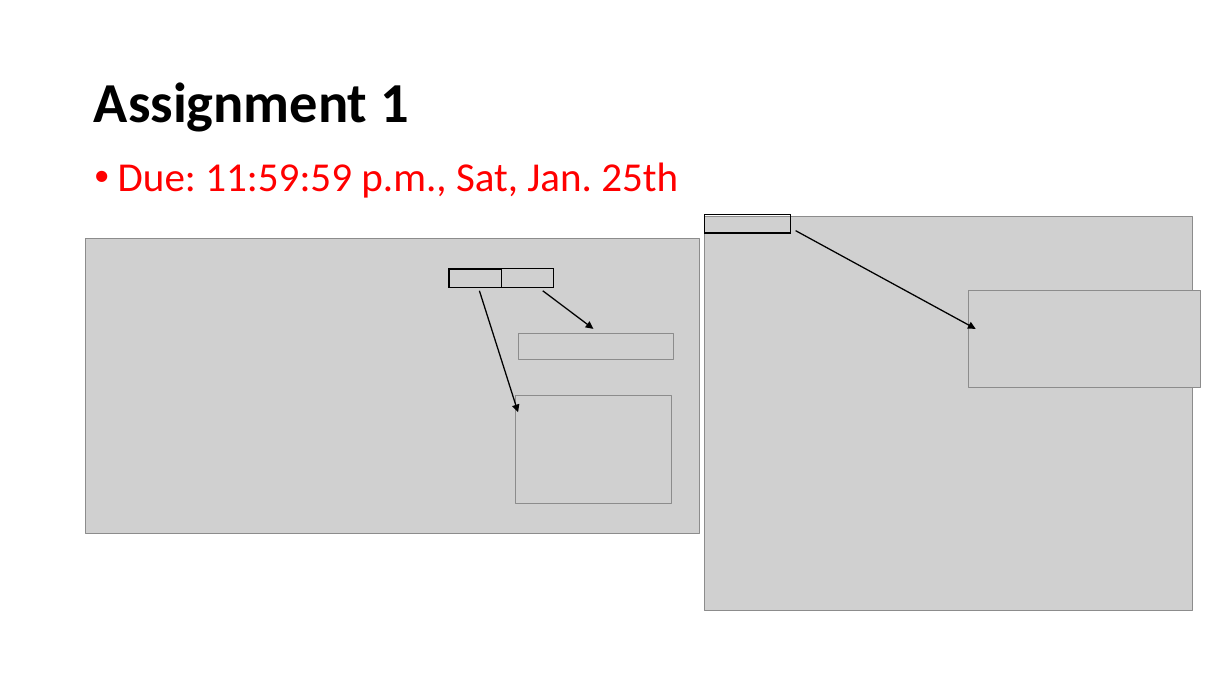
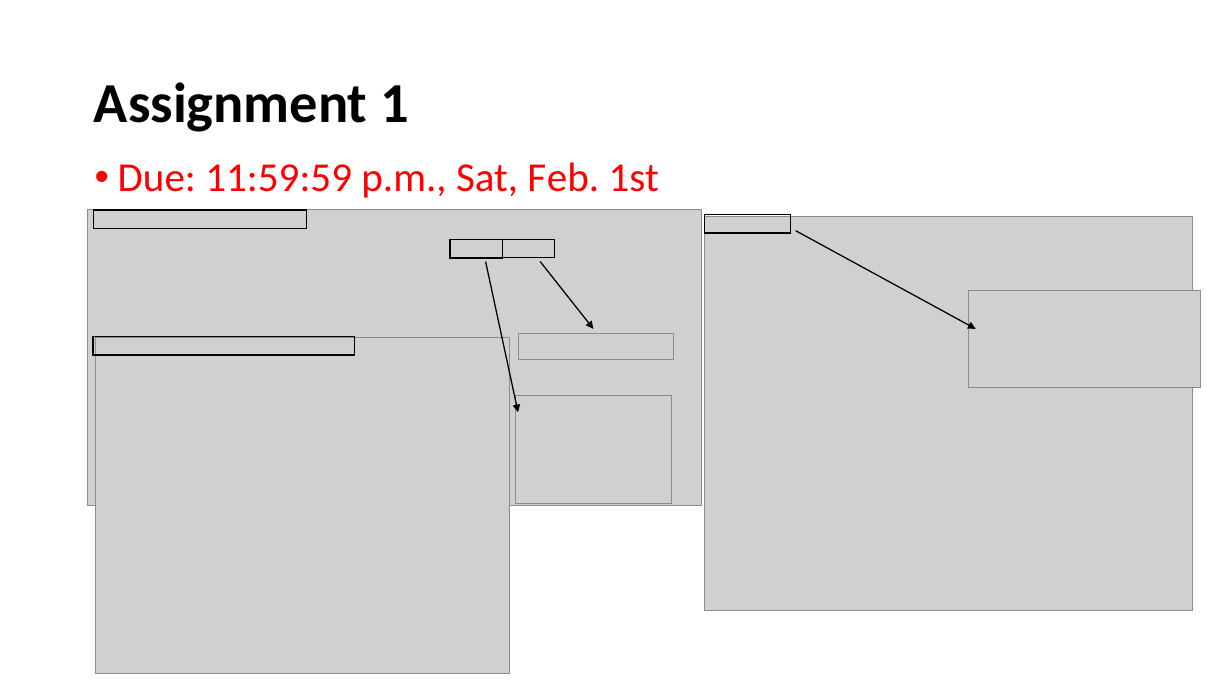
Before and after one commit to henryhxu/CSCI4430-ESTR4120, a slide deck: slide 3 of tutorial/T02/tut02.pptx. Drawn at 1232x693 pixels with LibreOffice and Linux fonts; fonts in the diff are those of the drawing; grey boxes stand for pictures. Boxes give left, top, right and bottom in pixels: in the first picture for what was removed or moved away, otherwise in the second. Text is boxed around its words. In the diff, an @@ line names an element or a change of style, - is before the commit and + after.

```diff
--- a/tutorial/T02/tut02.pptx
+++ b/tutorial/T02/tut02.pptx
@@ text at (118,162,659,198): text changed @@
-• Due: 11:59:59 p.m., Sat, Jan. 25th
+• Due: 11:59:59 p.m., Sat, Feb. 1st
@@ rectangle added at (93,210,307,228), outline #000000 1 pt @@
@@ 2 rectangles, 1 picture: place and size @@
-2 rectangles, 1 picture at (86,238,700,534)
+2 rectangles, 1 picture at (88,210,701,506)
@@ arrow moved from (480, 291) - (518, 412) to (486, 262) - (518, 412) @@
@@ arrow moved from (543, 291) - (593, 329) to (541, 262) - (593, 329) @@
@@ rectangle added at (93,336,355,355), outline #000000 1 pt @@
@@ picture added at (95,337,509,674) @@
```
Also in this commit, not shown: 1 other file.
